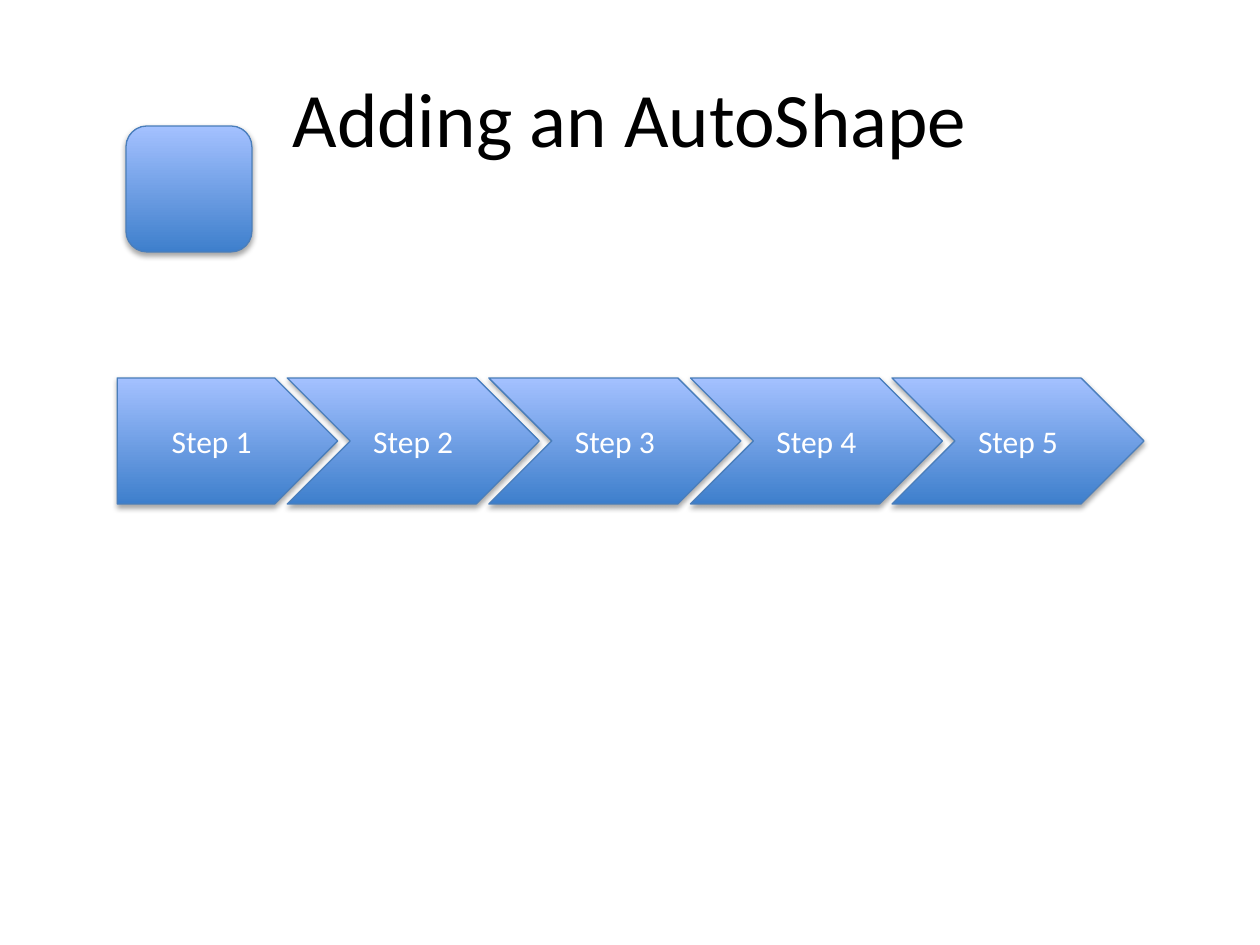
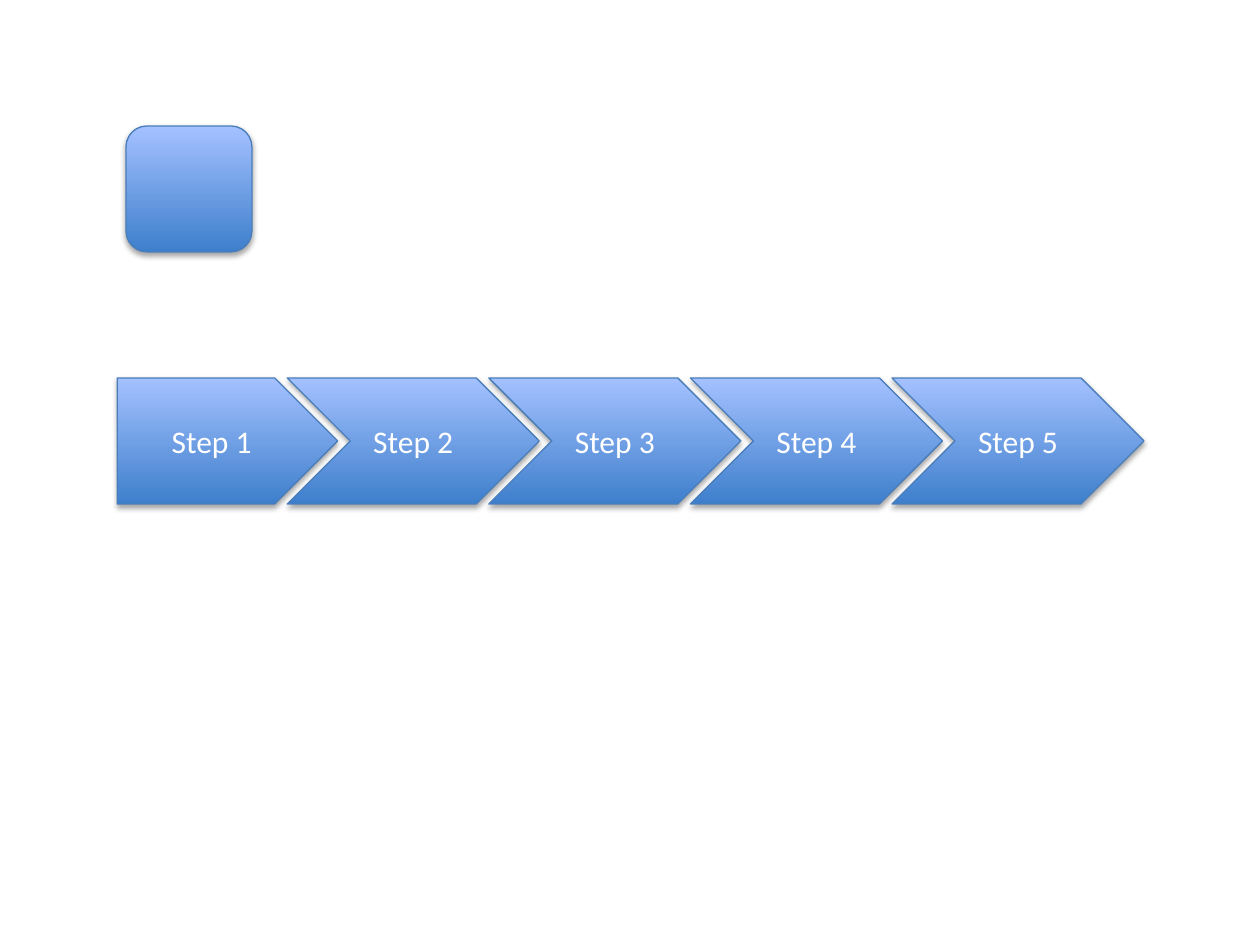
Before and after one commit to cbhuston/IBPowerPointPrototype, a slide deck: slide 1 of test.pptx. Drawn at 1260x945 pixels with LibreOffice and Linux fonts; fonts in the diff are those of the drawing. Boxes give left, top, right and bottom in pixels: in the first picture for what was removed or moved away, otherwise in the second. Text is boxed around its words. In the diff, an @@ line names an element or a change of style, - is before the commit and + after.

```diff
--- a/test.pptx
+++ b/test.pptx
@@ title removed at box(293, 93, 966, 161) @@
-Adding an AutoShape
```
Also in this commit, not shown: 2 slides added, 1 slide removed, 4 other files.
